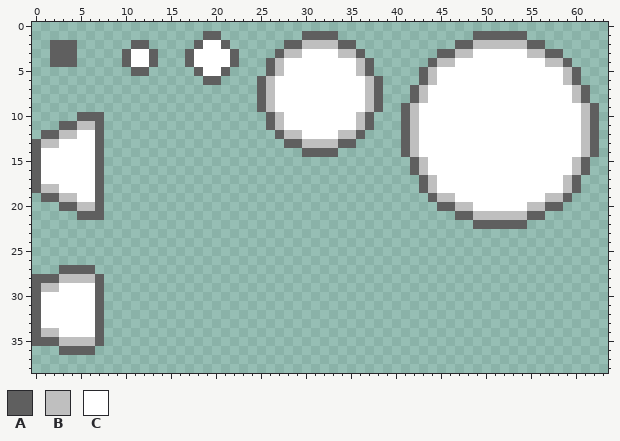
File history of a pixel-art file, assets/basic.aseprite. Above: the version before the commit.
64x64 pixels, 1 frame. Shown: x 0..63, y 0..38.
Palette (. is transparent): A #5f5f5f  B #bfbfbf  C #ffffff
Pixels before (only the part around the change), first column x 0:
 0 ......................
 1 ...................AA.
 2 ..AAA......AA.....ACCA
 3 ..AAA.....ACCA...ACCCC
 4 ..AAA.....ACCA...ACCCC
 5 ...........AA.....ACCA
 6 ...................AA.
 7 ......................
 8 ......................
 9 ......................
10 .....AAA..............
11 ...AABBA..............
12 .AABBCCA..............
And afterwards:
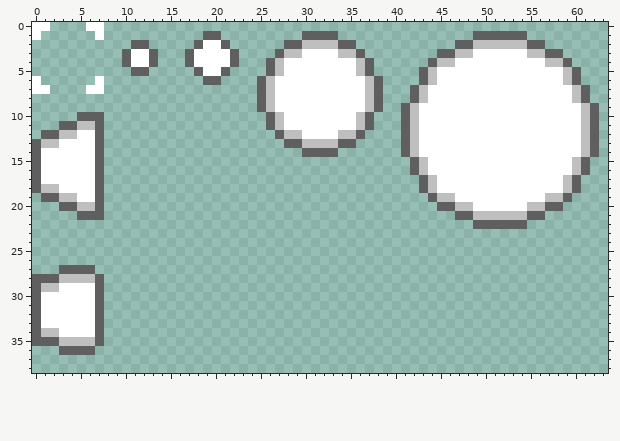
From old to new:
Changed rows in their new state; - is an unchanged pixel.
first column x 0:
 0 CC----CC
 1 C------C
 2 --...---
 3 --...---
 4 --...---
 6 C------C
 7 CC----CC
Pixel boxes of the changes (left, top, right, bottom) in both pictures:
changed: (32, 22, 104, 94)
